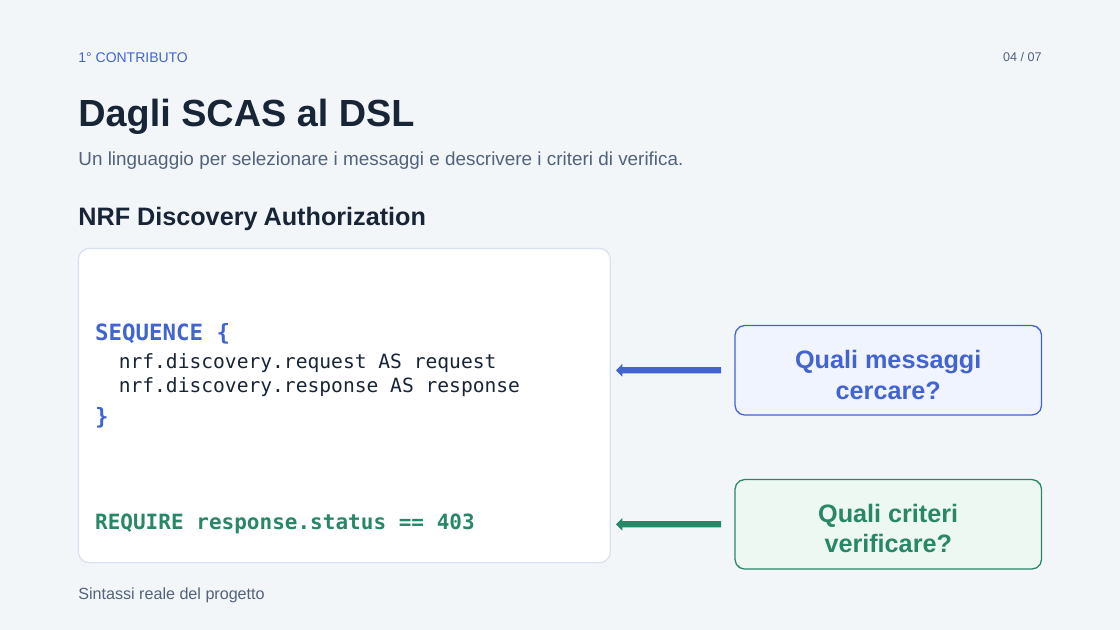
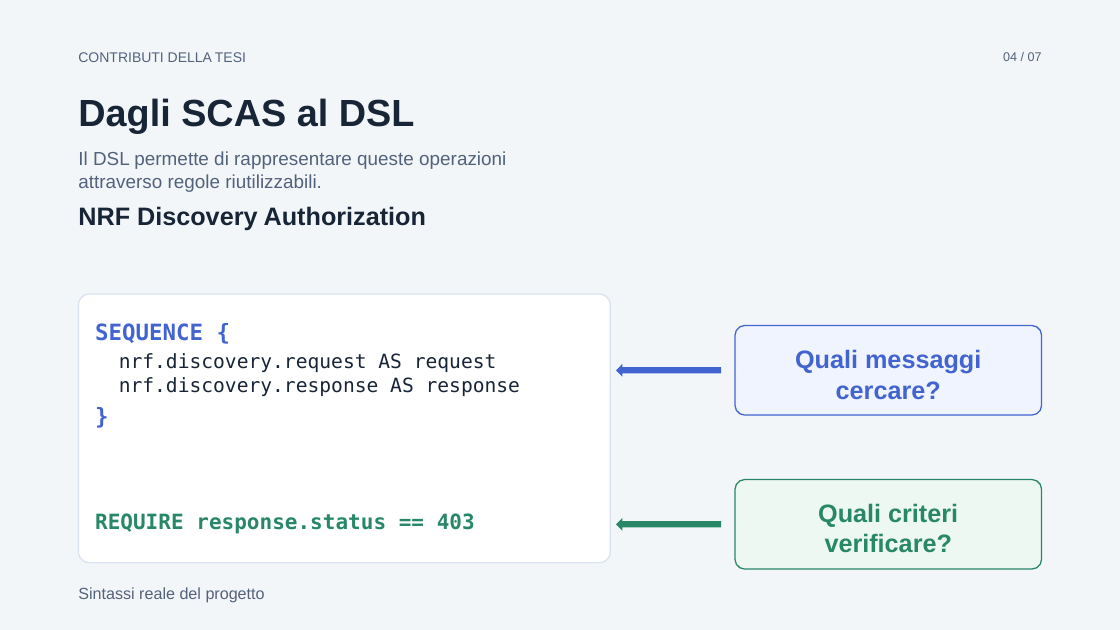
Before and after one commit to desila23/5g-security-assurance-thesis, a slide deck: slide 4 of 5g-thesis-presentation-5min/tesi-5min-statico.pptx. Drawn at 1120x630 pixels with LibreOffice and Linux fonts; fonts in the diff are those of the drawing. Boxes give left, top, right and bottom in pixels: in the first picture for what was removed or moved away, otherwise in the second. Text is boxed around its words. In the diff, an @@ line names an element or a change of style, - is before the commit and + after.

```diff
--- a/5g-thesis-presentation-5min/tesi-5min-statico.pptx
+++ b/5g-thesis-presentation-5min/tesi-5min-statico.pptx
@@ text at (78, 52, 246, 62): text changed; text colour #4264D0 to #52627B @@
-1° CONTRIBUTO
+CONTRIBUTI DELLA TESI
@@ text at (78, 151, 506, 192): text changed @@
-Un linguaggio per selezionare i messaggi e descrivere i criteri di verifica.
+Il DSL permette di rappresentare queste operazioni
+attraverso regole riutilizzabili.
@@ rounded rectangle: place and size @@
-rounded rectangle at (79, 249, 611, 563)
+rounded rectangle at (79, 294, 611, 563)
@@ rounded rectangle at (79, 294, 611, 563): proportions changed @@
```
Also in this commit, not shown: 5 other slides changed, 4 other files.
